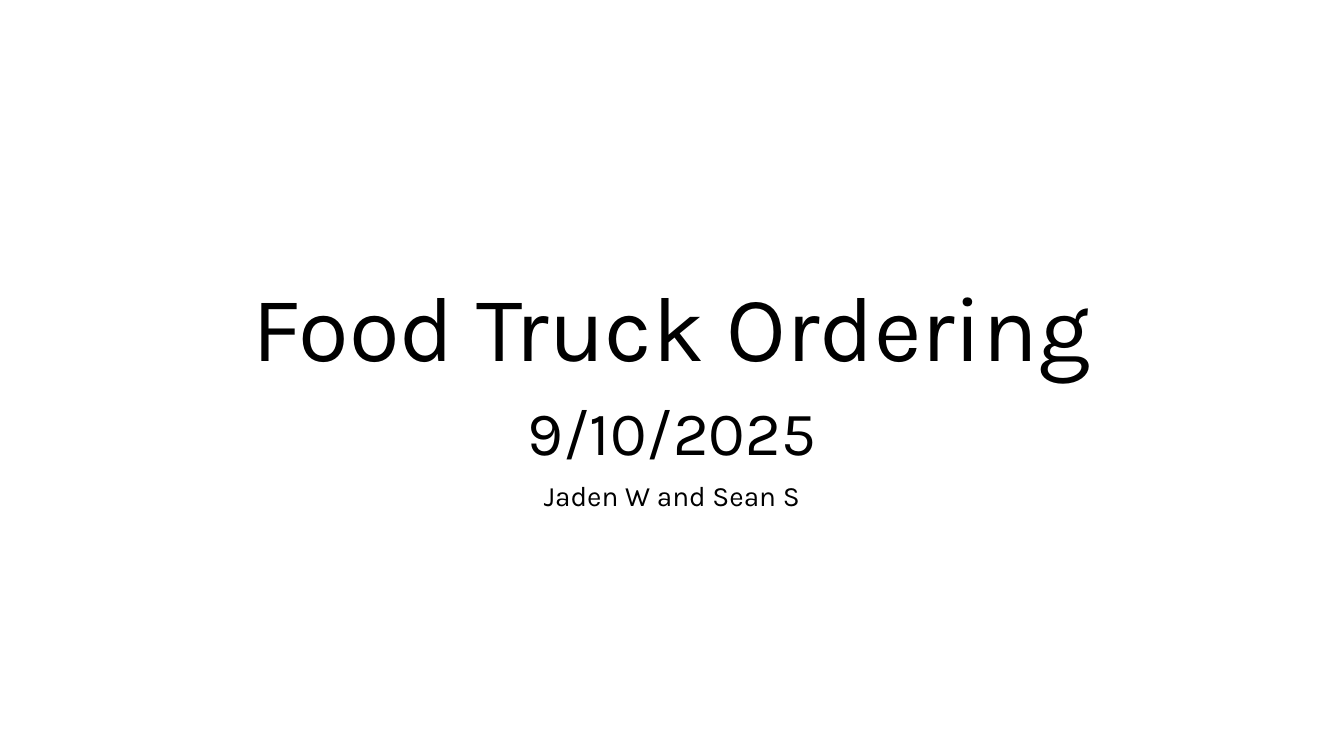
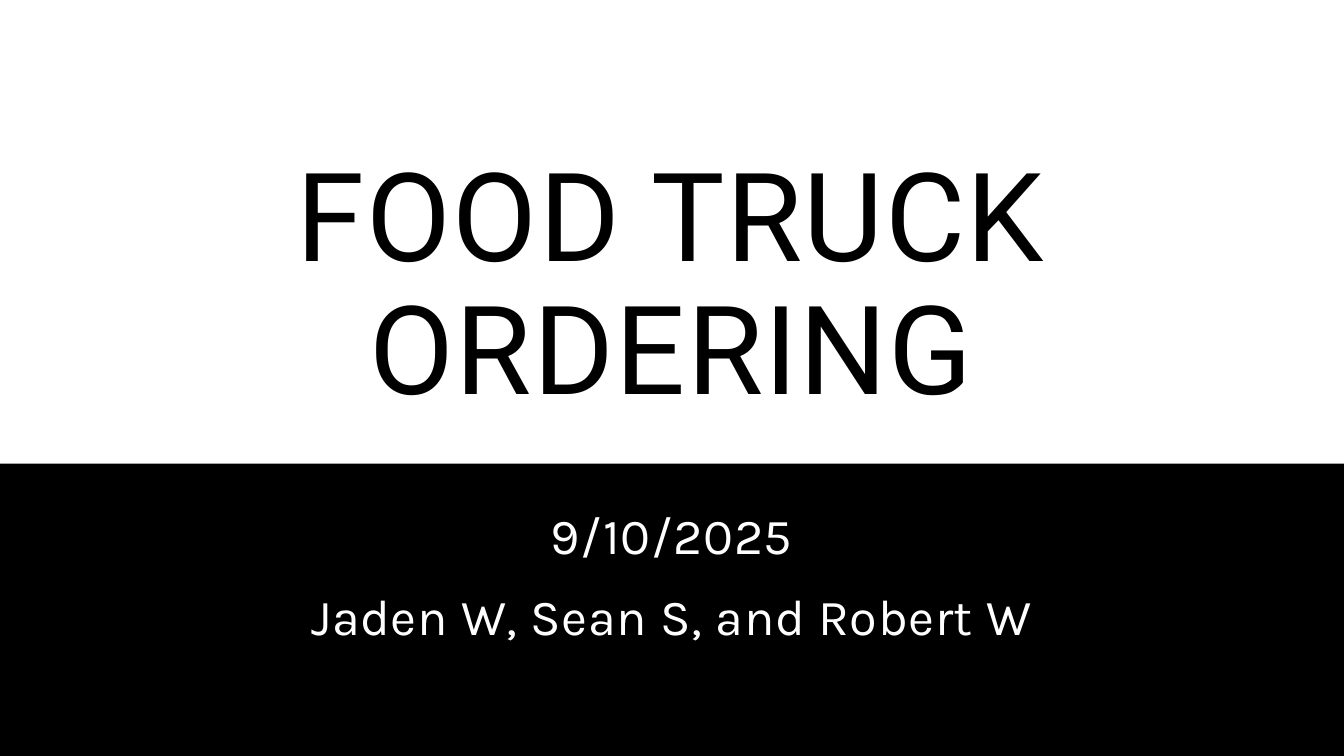
Before and after one commit to SeanStaley21/CSE-350-Team23, a slide deck: slide 1 of homeworks/Homework 1/Homework 1.pptx. Drawn at 1344x756 pixels with LibreOffice and Linux fonts; fonts in the diff are those of the drawing. Boxes give left, top, right and bottom in pixels: in the first picture for what was removed or moved away, otherwise in the second. Text is boxed around its words. In the diff, an @@ line names an element or a change of style, - is before the commit and + after.

```diff
--- a/homeworks/Homework 1/Homework 1.pptx
+++ b/homeworks/Homework 1/Homework 1.pptx
@@ title at bbox=[297, 172, 1044, 396]: text changed; size 66 to 88 pt; font Karla to Roboto @@
-Food Truck Ordering
+FOOD TRUCK ORDERING
@@ rectangle added at bbox=[0, 464, 1344, 756], fill #000000 @@
@@ subtitle "9/10/2025": place and size @@
-subtitle "9/10/2025" at bbox=[528, 410, 816, 507]
+subtitle "9/10/2025" at bbox=[311, 517, 1031, 641]
@@ subtitle at bbox=[551, 517, 792, 558]: size 44 to 36 pt, text colour #000000 to #FFFFFF, letter spacing 0 to 0.5 pt in "9/10/2025"; line spacing 0.9 to 1.01; more space between paragraphs @@
@@ subtitle at bbox=[311, 600, 1031, 641]: text changed; size 20 to 36 pt; text colour #000000 to #FFFFFF @@
-Jaden W and Sean S
+Jaden W, Sean S, and Robert W
```
Also in this commit, not shown: 5 other slides changed, 5 slides added, 5 slides removed, 1 other file.
